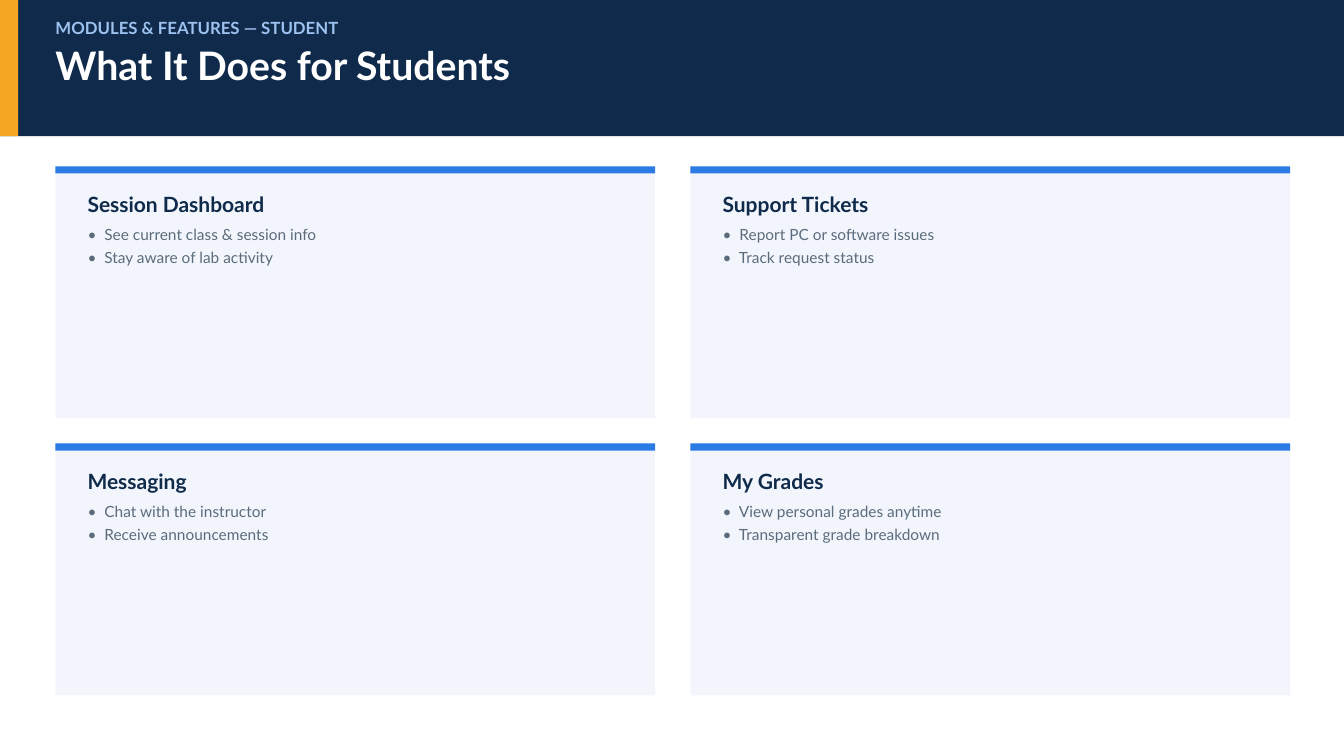
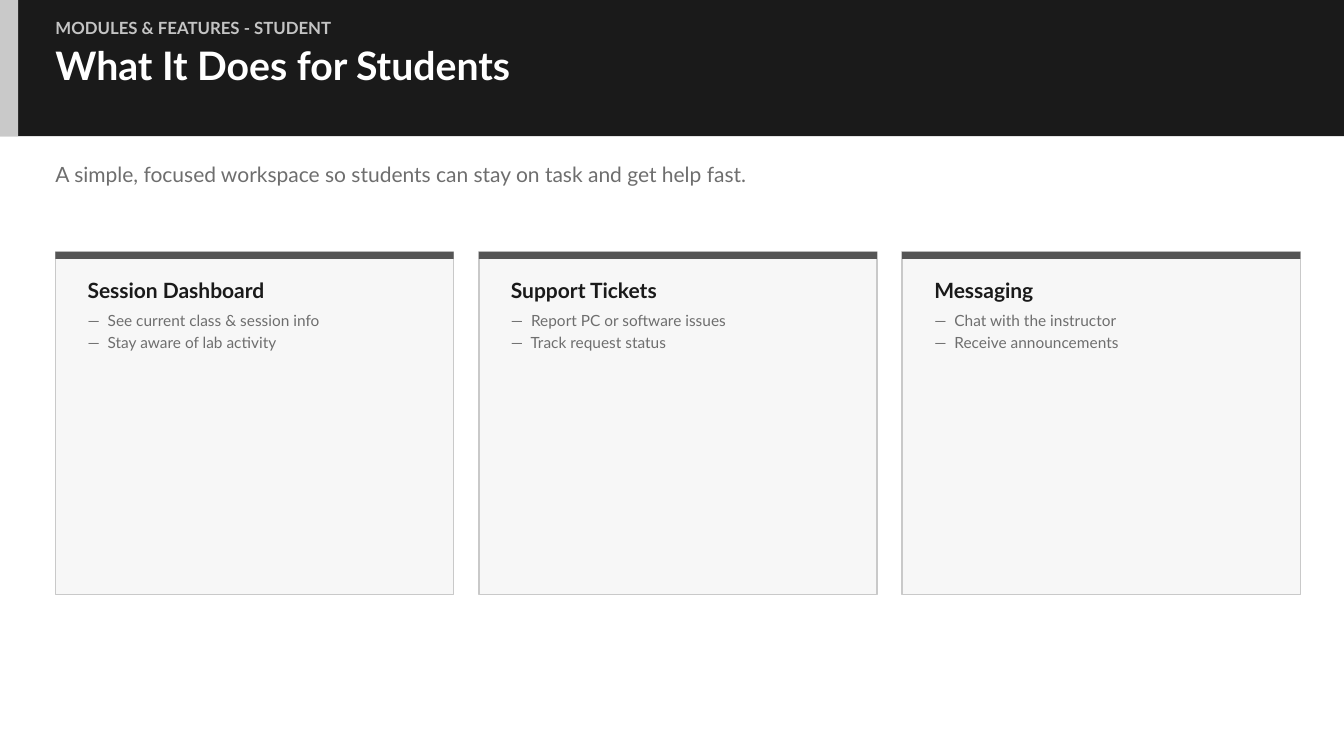
Before and after one commit to raphaelivanschool-sudo/DYCICLMSREAL, a slide deck: slide 6 of DYCI_CLMS_Presentation.pptx (slide 7 before the commit). Drawn at 1344x756 pixels with LibreOffice and Linux fonts; fonts in the diff are those of the drawing. Boxes give left, top, right and bottom in pixels: in the first picture for what was removed or moved away, otherwise in the second. Text is boxed around its words. In the diff, an @@ line names an element or a change of style, - is before the commit and + after.

```diff
--- a/DYCI_CLMS_Presentation.pptx
+++ b/DYCI_CLMS_Presentation.pptx
@@ rectangle at [0,0,1344,136]: fill #0F2A4A to #1A1A1A @@
@@ rectangle at [0,0,18,136]: fill #F5A623 to #C9C9C9 @@
@@ text at [55,22,331,34]: text changed; text colour #9DC2F0 to #C4C4C4 @@
-MODULES & FEATURES — STUDENT
+MODULES & FEATURES - STUDENT
@@ rectangle removed at [55,166,655,418] @@
@@ rectangle removed at [55,166,655,173] @@
@@ text added at [55,166,746,186], 15 pt, text #6E6E6E @@
+A simple, focused workspace so students can stay on task and get help fast.
@@ rectangle removed at [691,166,1291,418] @@
@@ rectangle removed at [691,166,1291,173] @@
@@ rectangle added at [55,252,454,595], fill #F7F7F7, outline #C9C9C9 1 pt @@
@@ rectangle added at [55,252,454,259], fill #555555 @@
@@ rectangle added at [479,252,877,595], fill #F7F7F7, outline #C9C9C9 1 pt @@
@@ rectangle added at [479,252,877,259], fill #555555 @@
@@ rectangle added at [902,252,1301,595], fill #F7F7F7, outline #C9C9C9 1 pt @@
@@ rectangle added at [902,252,1301,259], fill #555555 @@
@@ text "Session Dashboard": place and size @@
-text "Session Dashboard" at [88,196,316,266]
+text "Session Dashboard" at [88,282,319,351]
@@ text at [88,282,264,298]: text colour #0F2A4A to #1A1A1A in "Session Dashboard" @@
@@ text "Support Tickets": place and size @@
-text "Support Tickets" at [723,196,934,266]
+text "Support Tickets" at [511,282,725,351]
@@ text at [511,282,657,302]: text colour #0F2A4A to #1A1A1A in "Support Tickets" @@
@@ text "Messaging": place and size @@
-text "Messaging" at [88,473,269,540]
+text "Messaging" at [934,282,1119,348]
@@ text at [934,282,1033,302]: text colour #0F2A4A to #1A1A1A in "Messaging" @@
@@ text at [108,314,319,351]: text changed; text colour #5B6B7B to #6E6E6E @@
-• See current class & session info
-• Stay aware of lab activity
+— See current class & session info
+— Stay aware of lab activity
@@ text at [531,315,725,351]: text changed; text colour #5B6B7B to #6E6E6E @@
-• Report PC or software issues
-• Track request status
+— Report PC or software issues
+— Track request status
@@ text at [954,314,1119,348]: text changed; text colour #5B6B7B to #6E6E6E @@
-• Chat with the instructor
-• Receive announcements
+— Chat with the instructor
+— Receive announcements
@@ rectangle removed at [55,444,655,696] @@
@@ rectangle removed at [55,444,655,451] @@
@@ rectangle removed at [691,444,1291,696] @@
@@ rectangle removed at [691,444,1291,451] @@
@@ text removed at [723,473,941,543] @@
-My Grades
-• View personal grades anytime
-• Transparent grade breakdown
```
Also in this commit, not shown: 6 other slides changed, 1 slide removed, 10 other files.
